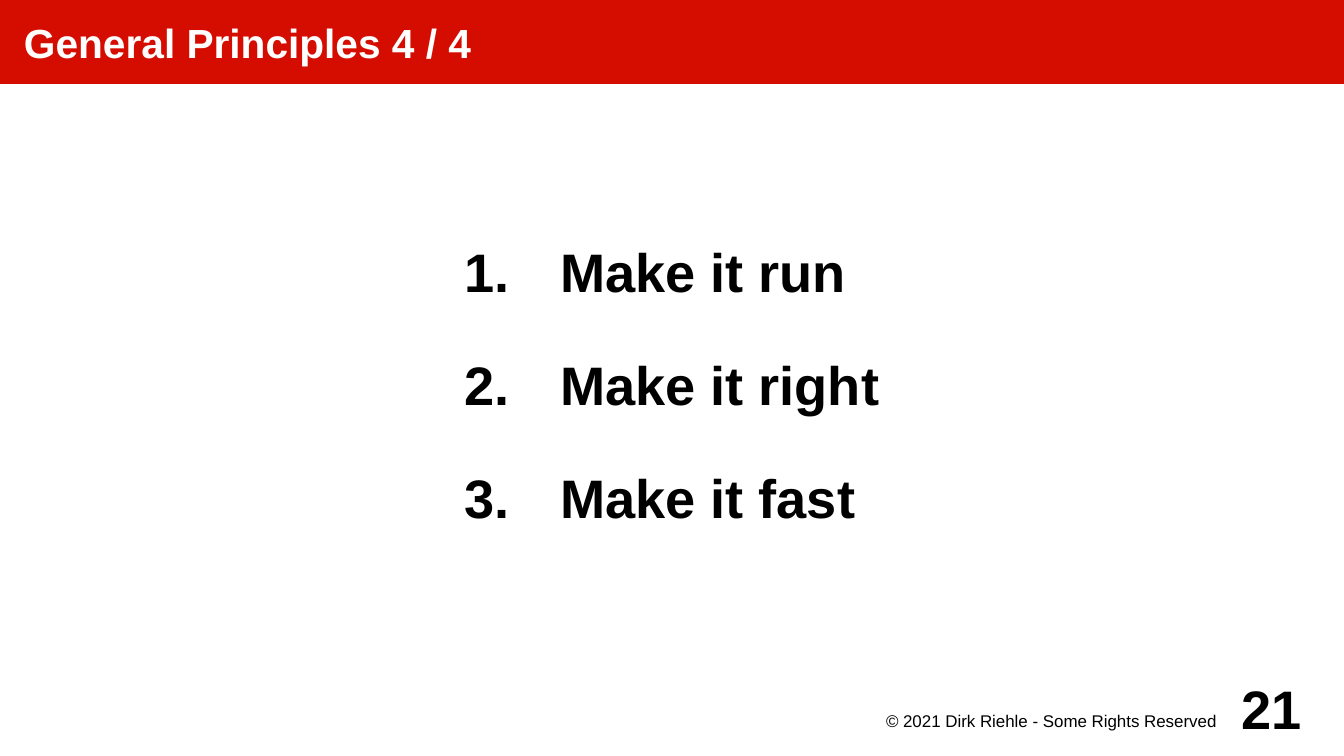
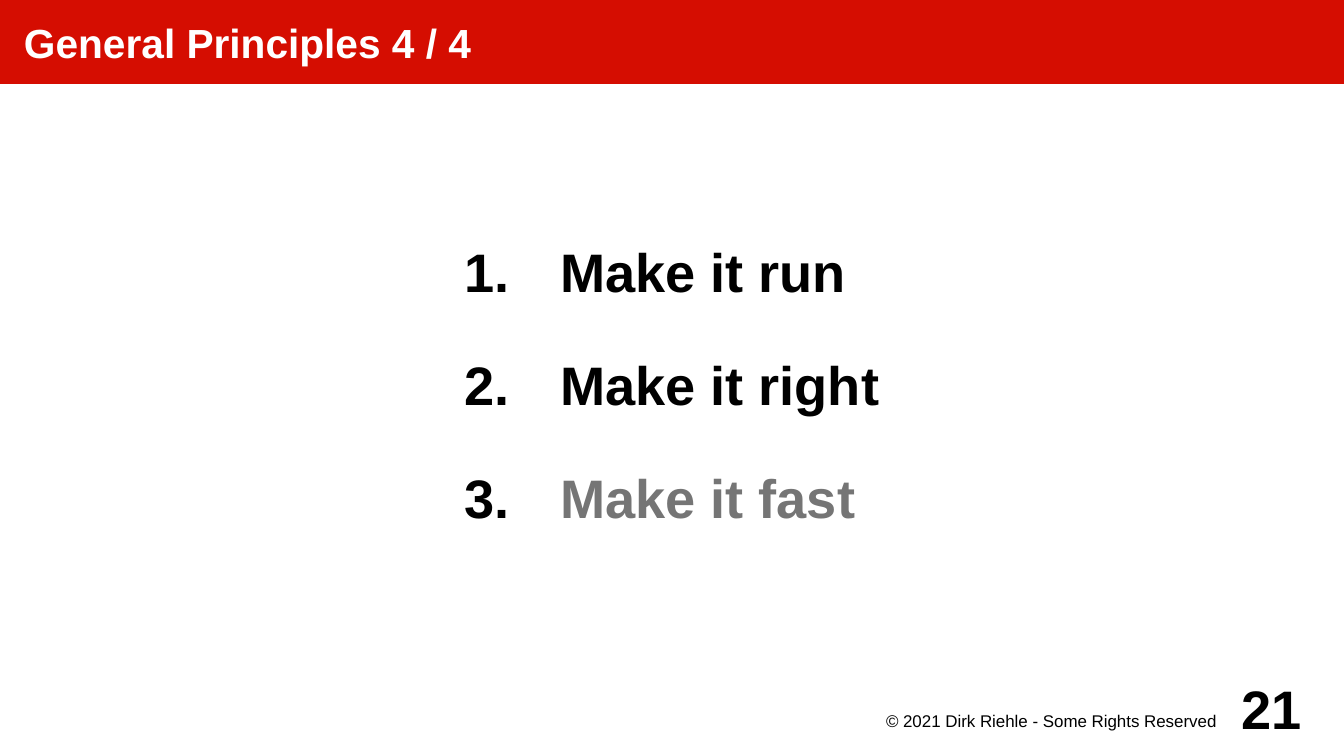
Before and after one commit to dirkriehle/amos-course, a slide deck: slide 21 of Lecture slides/AMOS E01 - Software Development.odp. Drawn at 1344x756 pixels with LibreOffice and Linux fonts; fonts in the diff are those of the drawing. Boxes give left, top, right and bottom in pixels: in the first picture for what was removed or moved away, otherwise in the second. Text is boxed around its words. In the diff, an @@ line names an element or a change of style, - is before the commit and + after.

```diff
--- a/Lecture slides/AMOS E01 - Software Development.odp
+++ b/Lecture slides/AMOS E01 - Software Development.odp
@@ subtitle at bbox=[560, 479, 855, 519]: text colour #000000 to #757575 in "Make it fast" @@
```
Also in this commit, not shown: 1 other slide changed, 6 other files.
